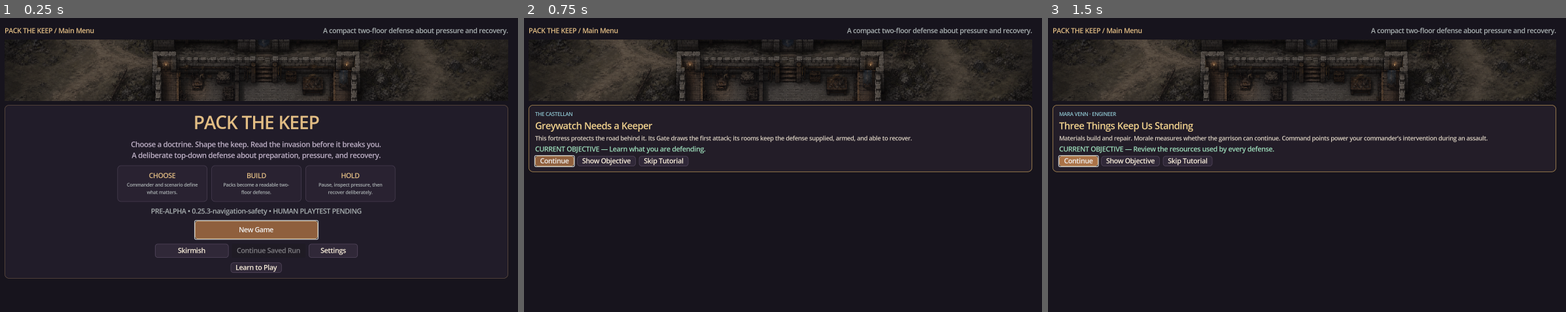
Above: before the commit, frames 1-3 (left to right).
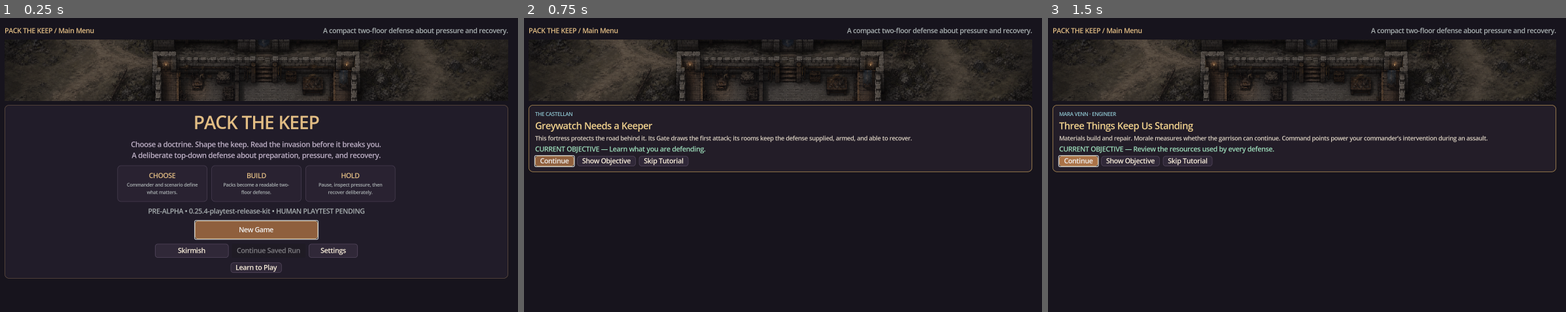
Above: after the commit, the same moments.

Repository: raphaelroshan/pack-the-keep
Game: Godot game, scene res://scenes/Main.tscn
Same seed, same stepped clock (60 frames per second), same inputs: the game is played once before the commit and once after it.
Inputs:
- Up to frame 1 (0.25 s): no input
- Up to frame 2 (0.75 s): click "New Game" at 0.5 s
- Up to frame 3 (1.5 s): click "Continue" at 1.25 s

The runs differ from the first frame. In frame 1, 0.5% of the frame differs, in the area x 28-71%, y 64-68%; in frame 2, nothing differs; in frame 3, nothing differs.

Commit message:
ci: publish complete playtest release kit

Diff:
--- a/content/content_manifest.json
+++ b/content/content_manifest.json
@@ -1,7 +1,7 @@
 {
   "schema_version": 1,
   "game_id": "pack-the-keep",
-  "content_version": "0.25.3",
+  "content_version": "0.25.4",
   "p4_vertical_slice": {
     "status": "implemented",
     "scorecard": "each_resolved_wave_records_doctrine_outcome_damage_defeated_enemies_and_recovery_actions",
@@ -547,6 +547,14 @@
     "dirty_detection": "current_serialized_state_vs_last_successful_save_or_load",
     "authority": "presentation_confirmation_over_existing_reset_and_navigation_handlers",
     "evidence": ["design/p46_navigation_safety.md", "docs/p46_navigation_safety_verification.md", "tests/test_p46_navigation_safety.gd"],
+    "next_slice": "p47_self_contained_playtest_release"
+  },
+  "p47_self_contained_playtest_release": {
+    "status": "implemented",
+    "release_assets": ["windows_executable", "packaged_smoke", "release_manifest", "playtest_build_manifest", "observer_brief", "four_unfilled_matrix_templates", "source_archive"],
+    "provenance": "playtest materials are regenerated from and validated against the exact tagged executable",
+    "human_boundary": "templates remain unfilled and invalid evidence until completed by a human observer",
+    "evidence": ["design/p47_self_contained_playtest_release.md", "docs/p47_self_contained_playtest_release_verification.md", "tests/test_release_identity.py", ".github/workflows/release.yml"],
     "next_slice": "p16_human_playtest_matrix"
   },
   "campaign": {
--- a/content/gameplay_framework.json
+++ b/content/gameplay_framework.json
@@ -1,7 +1,7 @@
 {
   "schema_version": 1,
   "game_id": "pack-the-keep",
-  "framework_version": "0.25.3-navigation-safety",
+  "framework_version": "0.25.4-playtest-release-kit",
   "design_promise": "Choose a commander, open a coherent pack, arrange a readable keep, and adapt when a forecasted invasion tests the doctrine you chose.",
   "p0_alpha_foundation": {
     "status": "implemented",
--- a/content/p12_alpha_checklist.json
+++ b/content/p12_alpha_checklist.json
@@ -1,6 +1,6 @@
 {
   "schema_version": 1,
-  "build_version": "0.25.3-navigation-safety",
+  "build_version": "0.25.4-playtest-release-kit",
   "status": "candidate",
   "checks": [
     {"id": "windows_launch", "status": "implemented", "evidence": ["tests/test_release_identity.py", "tools/run_packaged_smoke.py", ".github/workflows/ci.yml"]},
--- a/content/p16_playtest_protocol.json
+++ b/content/p16_playtest_protocol.json
@@ -1,6 +1,6 @@
 {
   "schema_version": 1,
-  "build_version": "0.25.3-navigation-safety",
+  "build_version": "0.25.4-playtest-release-kit",
   "status": "ready_for_human_sessions",
   "release_ready": false,
   "minimum_completed_sessions": 4,
--- a/project.godot
+++ b/project.godot
@@ -6,7 +6,7 @@
 
 [application]
 config/name="Pack the Keep"
-config/version="0.25.3-navigation-safety"
+config/version="0.25.4-playtest-release-kit"
 run/main_scene="res://scenes/Main.tscn"
 config/features=PackedStringArray("4.3", "GL Compatibility")
 boot_splash/bg_color=Color(0.045, 0.04, 0.055, 1)
--- a/tools/ci_manifest.json
+++ b/tools/ci_manifest.json
@@ -1,7 +1,7 @@
 {
   "slug": "pack-the-keep",
   "display_name": "Pack the Keep",
-  "build_version": "0.25.3-navigation-safety",
+  "build_version": "0.25.4-playtest-release-kit",
   "godot_test": "res://tests/test_keep_state.gd",
   "primary_repo": "raphaelroshan/pack-the-keep",
   "release_platforms": ["steam", "epic-games-store"],
Not shown, changed: .github/workflows/release.yml
Not shown, changed: README.md
Not shown, added: design/p47_self_contained_playtest_release.md
Not shown, changed: docs/agent_feeding_guide.md
Not shown, changed: docs/agent_handoff_roadmap.md
Not shown, changed: docs/decision_log.md
Not shown, changed: docs/game_quality_transformation_plan.md
Not shown, changed: docs/internal_test_release.md
Not shown, added: docs/p47_self_contained_playtest_release_verification.md
Not shown, changed: tests/test_release_identity.py
